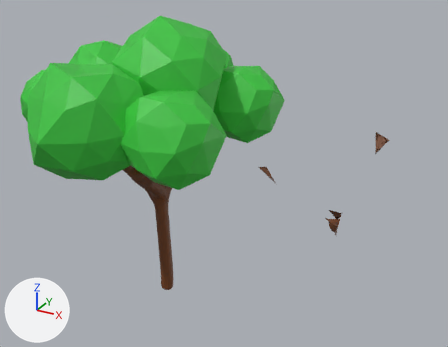
Two versions of the Blender file Blenderfiles/Laubbaum.blend, one commit apart.
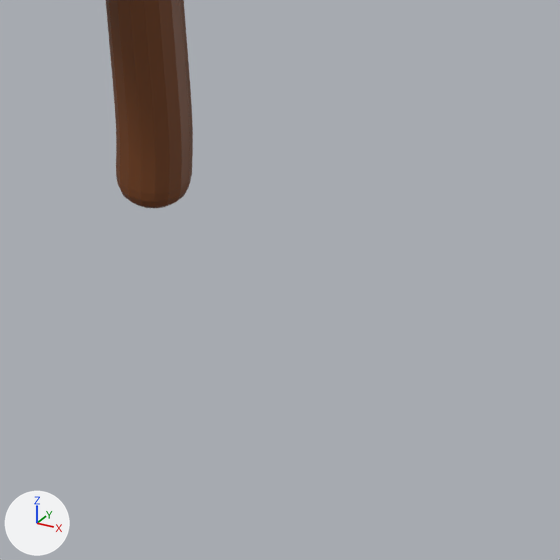
Old and new are each drawn whole from a 50 mm lens placed at (4.62, -6.19, 2.4), pointed at (1.14, 0.15, -0.77) and again close up on the part from 32% to 52% of the width and 74% to 100% of the height. The axes (+X, +Y, +Z) are drawn at lower left. The lights are the same throughout. The close-ups show mesh edges as thin lines.
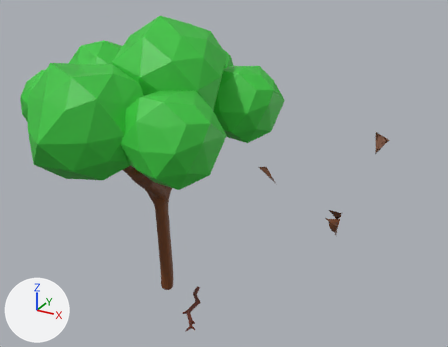
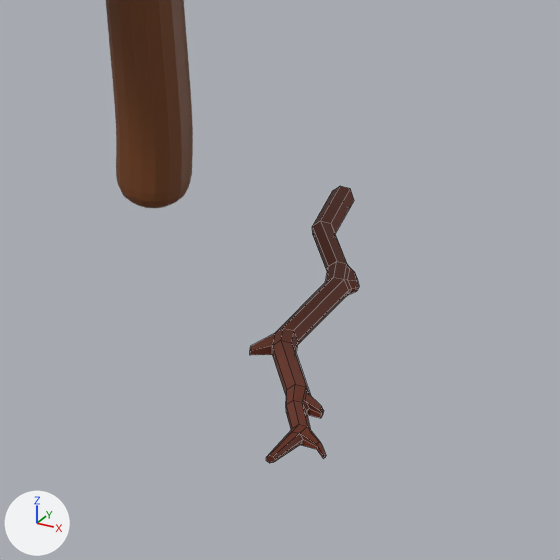
Patch to the scene script:
```diff
--- a/Blenderfiles/Laubbaum.blend.py
+++ b/Blenderfiles/Laubbaum.blend.py
@@ mat_branch @@
+mat_branch = principled_material('Branch')
+mat_branch.base_color = (0.141, 0.0261, 0.0109)  # brown #692d1b
@@ me_cylinder @@
+me_cylinder.from_pydata(...)  # 117 vertices, 112 faces; spans x -0.19..0.19, y -1.0..0.53, z -1.98..2.63
+me_cylinder.materials.append(mat_branch)  # brown #692d1b
@@ ob_branch_00 @@
+ob_branch_00 = bpy.data.objects.new('Branch_00', me_cylinder)
+ob_branch_00.location = (0.883, -0.215, -2.64)
+ob_branch_00.rotation_euler = (1.133, 1.571, 0.0)  # degrees (65, 90, 0)
+ob_branch_00.scale = (0.139, 0.139, 0.21)
```

Pixel boxes (x1, y1, x2, y2) of what changed, in the close-ups (560 x 560 px):
'Branch_00', added (brown): after (250, 186, 359, 463)
